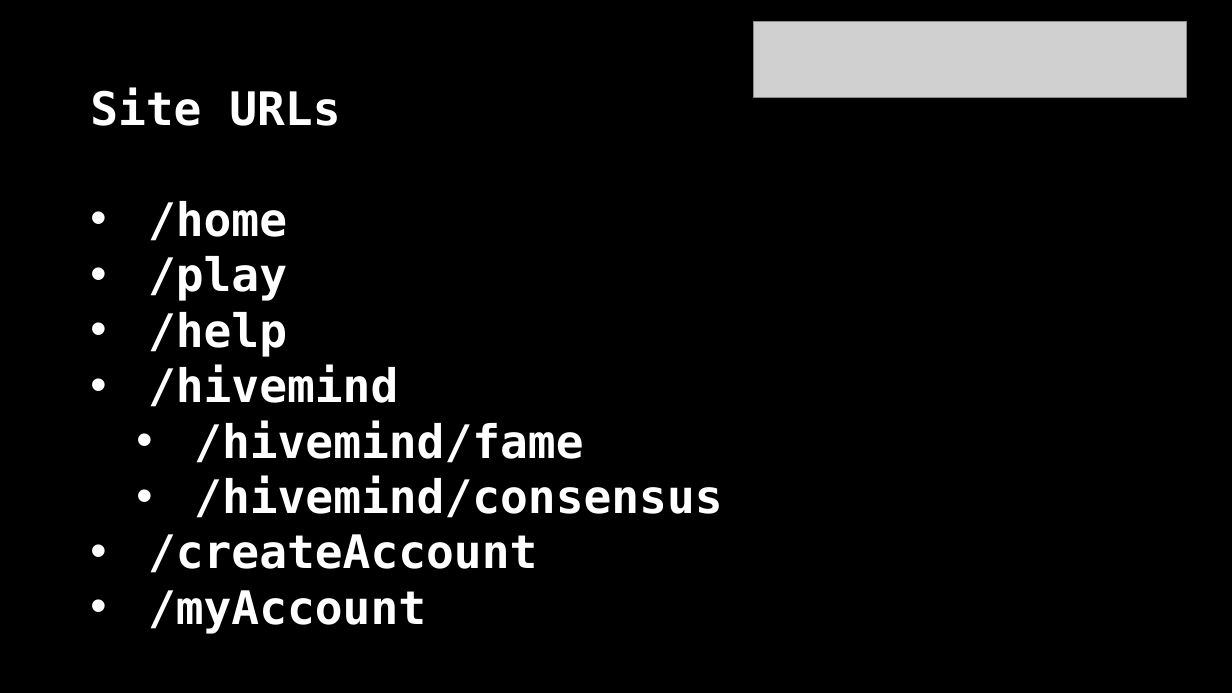
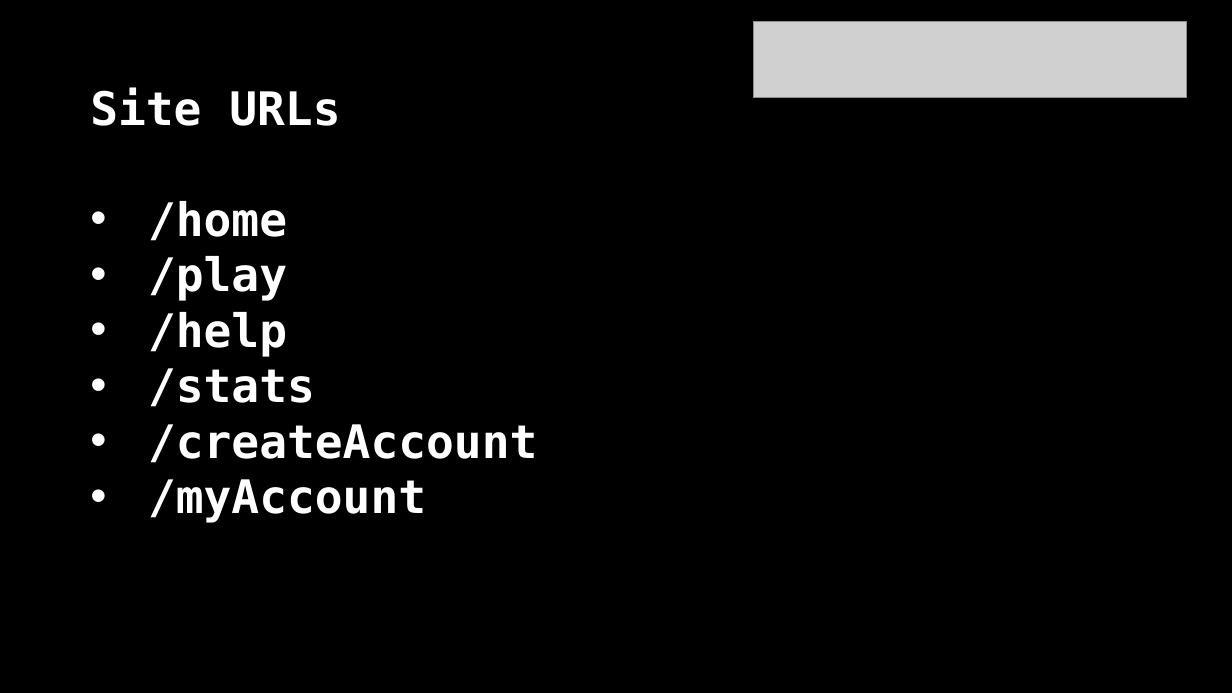
Before and after one commit to christophermcfadyen/glasgowrpg, a slide deck: slide 14 of chris pres.pptx (slide 8 before the commit). Drawn at 1232x693 pixels with LibreOffice and Linux fonts; fonts in the diff are those of the drawing; grey boxes stand for pictures. Boxes give left, top, right and bottom in pixels: in the first picture for what was removed or moved away, otherwise in the second. Text is boxed around its words. In the diff, an @@ line names an element or a change of style, - is before the commit and + after.

```diff
--- a/chris pres.pptx
+++ b/chris pres.pptx
@@ text at (148,368,315,407): text changed @@
-• /hivemind
-  • /hivemind/fame
-  • /hivemind/consensus
+• /stats
```
Also in this commit, not shown: 1 other slide changed, 6 slides added.
